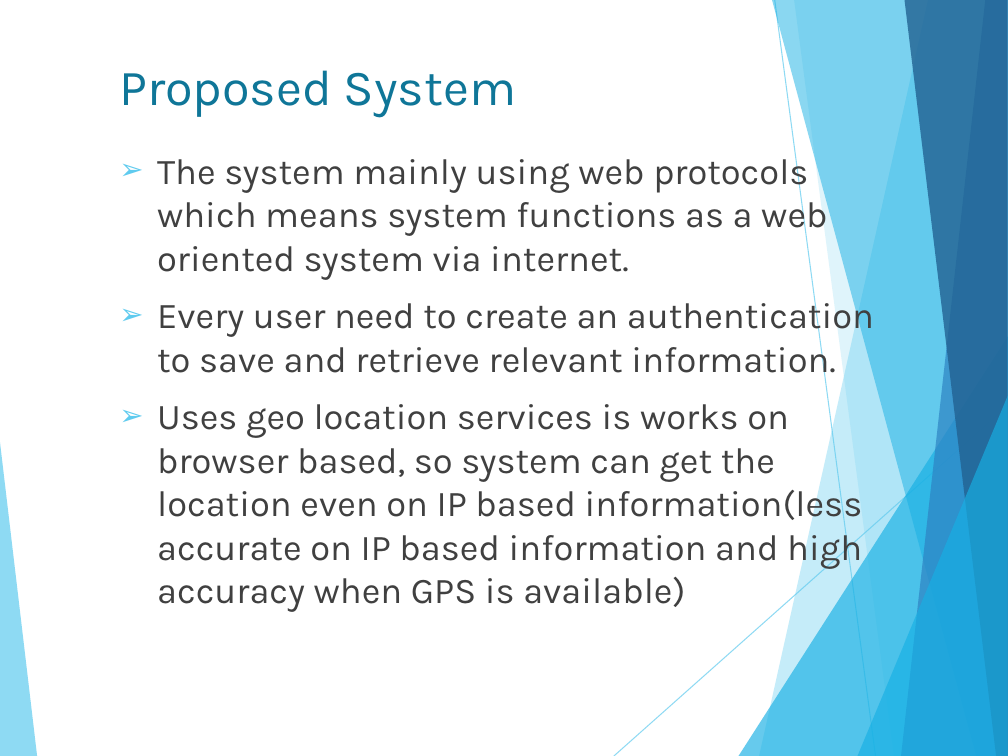
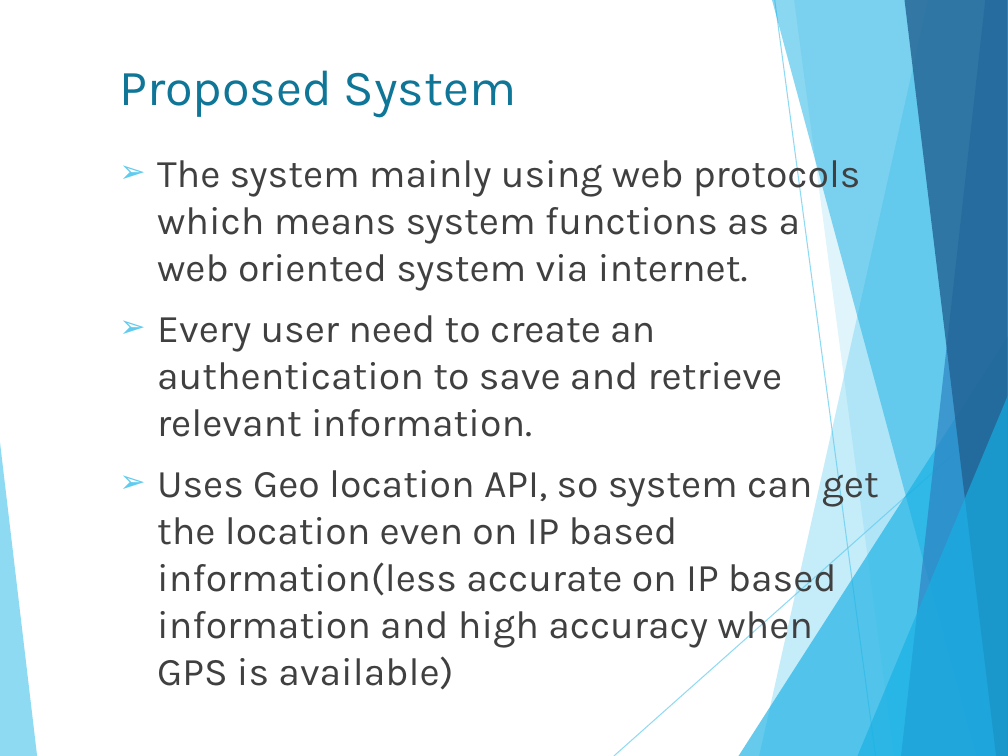
Before and after one commit to isurudewasurendra/SappuSavari, a slide deck: slide 10 of documentation/Location Based Mobile Marketing System.pptx. Drawn at 1008x756 pixels with LibreOffice and Linux fonts; fonts in the diff are those of the drawing. Boxes give left, top, right and bottom in pixels: in the first picture for what was removed or moved away, otherwise in the second. Text is boxed around its words. In the diff, an @@ line names an element or a change of style, - is before the commit and + after.

```diff
--- a/documentation/Location Based Mobile Marketing System.pptx
+++ b/documentation/Location Based Mobile Marketing System.pptx
@@ text at [157,152,861,437]: size 25.9 to 28 pt in "The system mainly using web protocols which ...", "Every user need to create an authentication ..." @@
@@ text at [157,462,879,690]: text changed; size 25.9 to 28 pt @@
-➢ Uses geo location services is works on browser based, so system can get the location even on IP based information(less accurate on IP based information and high accuracy when GPS is available)
+➢ Uses Geo location API, so system can get the location even on IP based information(less accurate on IP based information and high accuracy when GPS is available)
```
Also in this commit, not shown: 11 other slides changed, 4 slides added, 7 slides removed, 21 other files.
